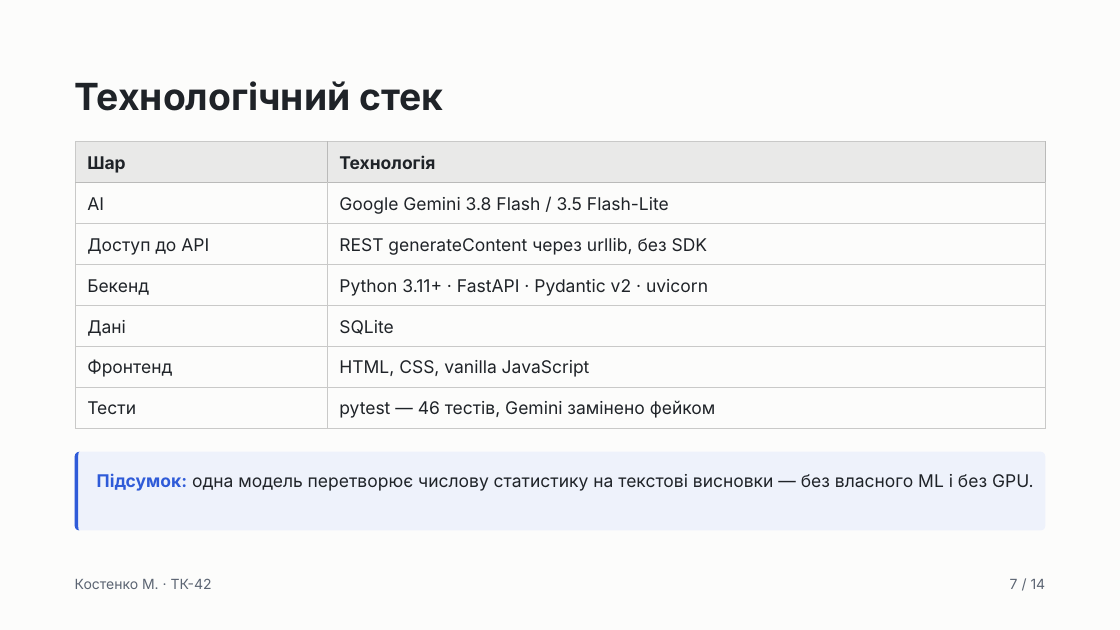
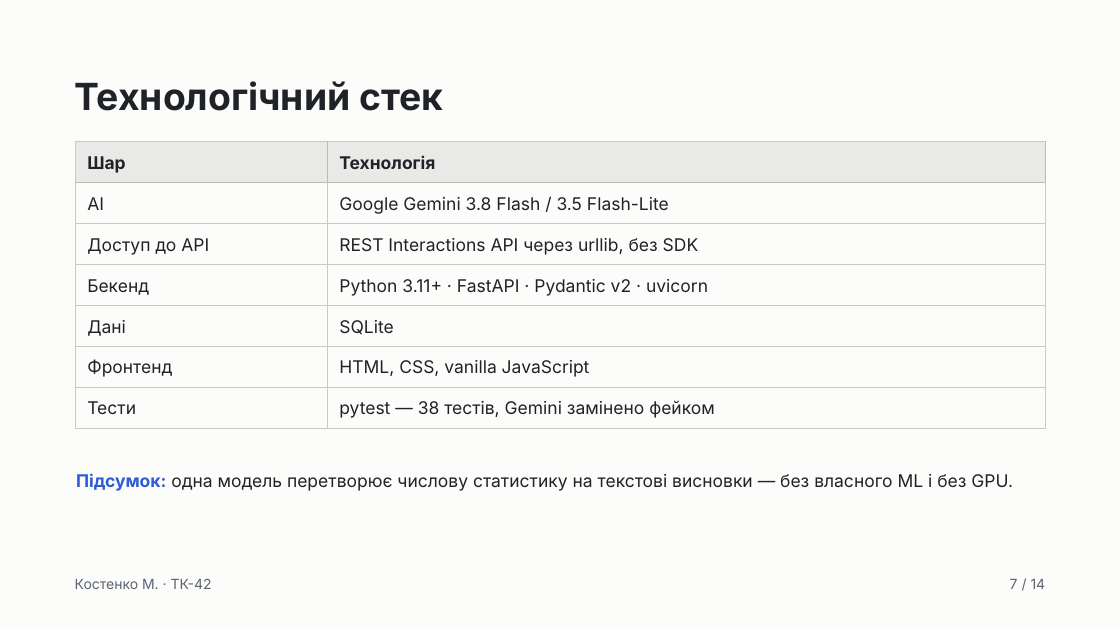
Before and after one commit to w1sed1/tracker-api, a slide deck: slide 7 of Habit Tracker + Gemini AI — Лаб. 2 «Хмарні обчислення».pptx. Drawn at 1120x630 pixels with LibreOffice and Linux fonts; fonts in the diff are those of the drawing. Boxes give left, top, right and bottom in pixels: in the first picture for what was removed or moved away, otherwise in the second. Text is boxed around its words. In the diff, an @@ line names an element or a change of style, - is before the commit and + after.

```diff
--- a/Habit Tracker + Gemini AI — Лаб. 2 «Хмарні обчислення».pptx
+++ b/Habit Tracker + Gemini AI — Лаб. 2 «Хмарні обчислення».pptx
@@ table at (76, 142, 1045, 429) @@
-row 3, column 2: REST generateContent через urllib, без SDK
+row 3, column 2: REST Interactions API через urllib, без SDK
-row 7, column 2: pytest — 46 тестів, Gemini замінено фейком
+row 7, column 2: pytest — 38 тестів, Gemini замінено фейком
@@ text "Підсумок: одна модель перетворює числову ...": place and size @@
-text "Підсумок: одна модель перетворює числову ..." at (75, 452, 1046, 531)
+text "Підсумок: одна модель перетворює числову ..." at (76, 473, 1013, 491)
@@ text "Підсумок: одна модель перетворює числову ..." at (76, 473, 1013, 491): fill #EEF2FB to none @@
@@ freeform shape removed at (75, 452, 1046, 531) @@
```
Also in this commit, not shown: 10 other slides changed, 4 other files.
